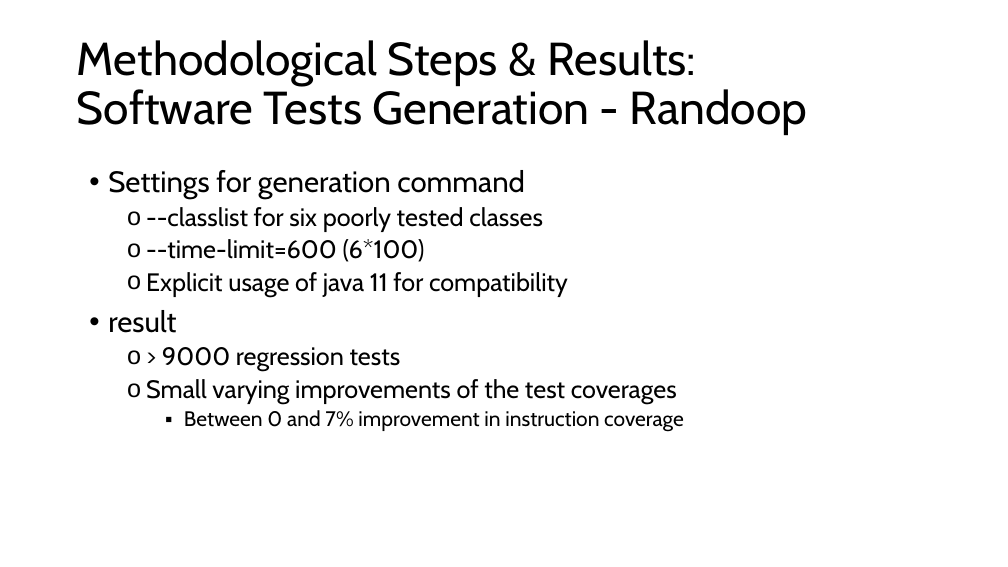
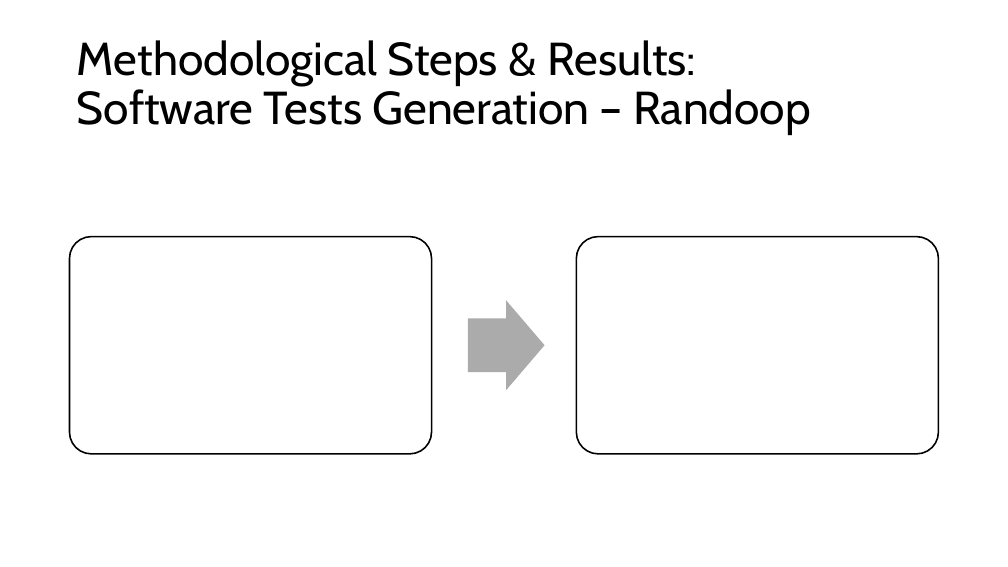
Before and after one commit to Erasmus-In-Salerno/presentation, a slide deck: slide 14 of Presentation_Sof_Dep_Project.pptx (slide 8 before the commit). Drawn at 1008x567 pixels with LibreOffice and Linux fonts; fonts in the diff are those of the drawing. Boxes give left, top, right and bottom in pixels: in the first picture for what was removed or moved away, otherwise in the second. Text is boxed around its words. In the diff, an @@ line names an element or a change of style, - is before the commit and + after.

Commit message:
update presentation

```diff
--- a/Presentation_Sof_Dep_Project.pptx
+++ b/Presentation_Sof_Dep_Project.pptx
@@ title at box(77, 40, 811, 135): text changed @@
-Methodological Steps & Results:
-Software Tests Generation - Randoop
+Methodological Steps & Results:
+Software Tests Generation – Randoop
@@ text removed at box(108, 170, 684, 432) @@
-• Settings for generation command
-  o --classlist for six poorly tested classes
-  o --time-limit=600 (6*100)
-  o Explicit usage of java 11 for compatibility
-• result
-  o > 9000 regression tests
-  o Small varying improvements of the test coverages
-    ▪ Between 0 and 7% improvement in instruction coverage
@@ rounded rectangle added at box(70, 237, 432, 454), fill #FFFFFF, outline #000000 1.5 pt @@
@@ rounded rectangle added at box(576, 237, 938, 454), fill #FFFFFF, outline #000000 1.5 pt @@
@@ right arrow added at box(468, 300, 545, 390), fill #ABABAB @@
```
Also in this commit, not shown: 15 other slides changed, 20 slides added, 2 slides removed.
